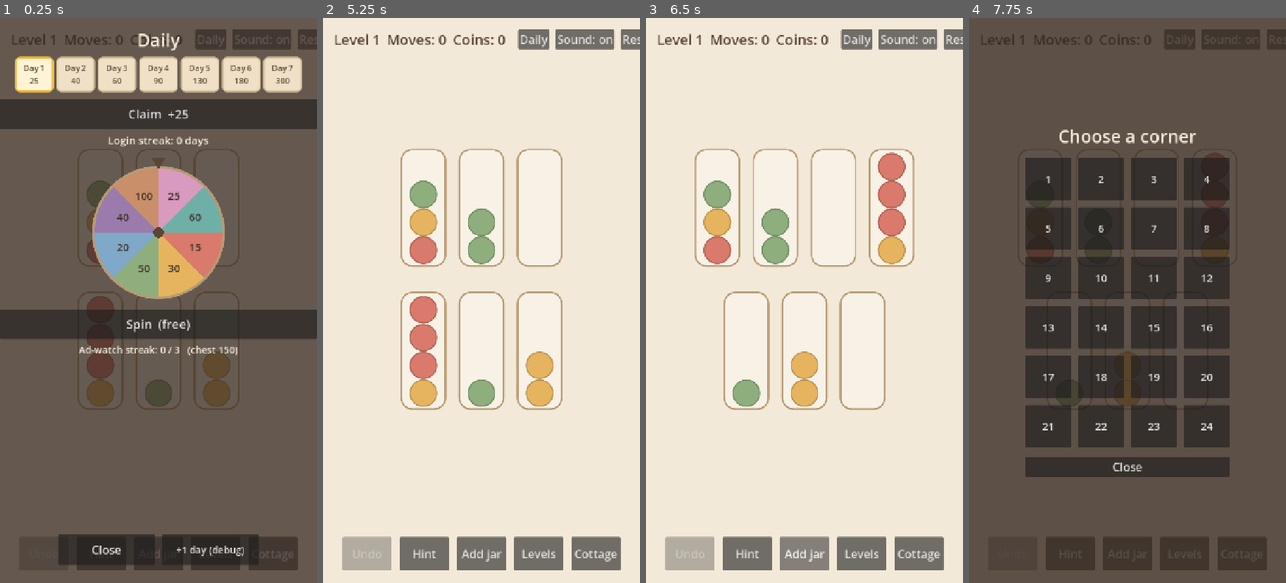
Above: before the commit, frames 1-4 (left to right).
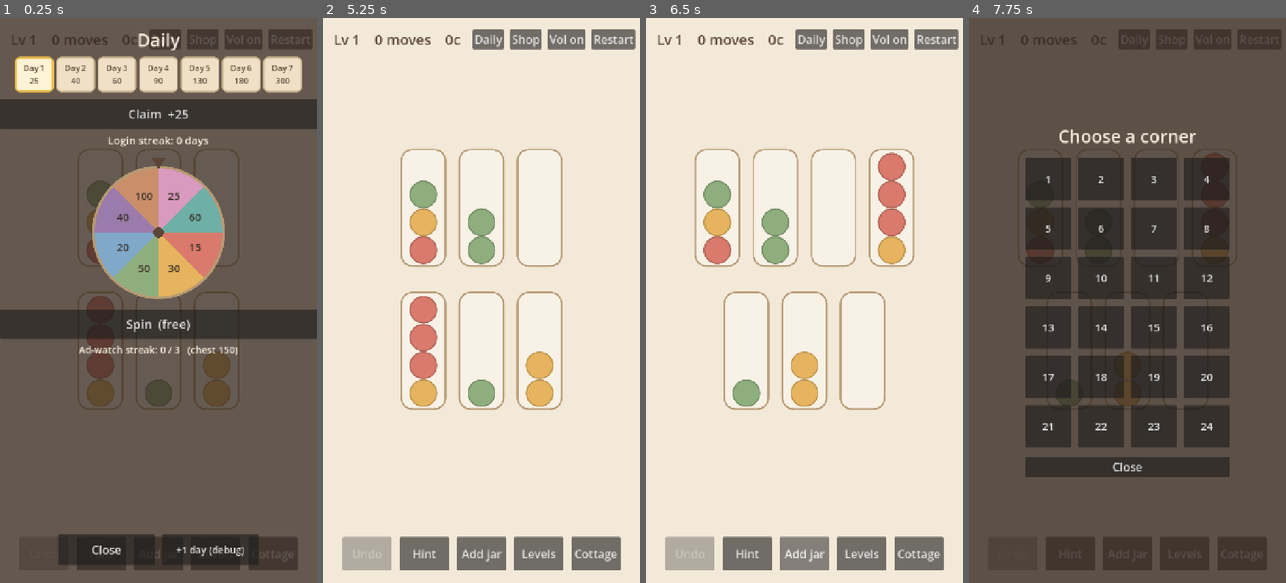
Above: after the commit, the same moments.

Repository: seantomaslynch-cell/cottage-sort
Game: Godot game, scene res://game/main.tscn
The game is run twice, just before and just after one commit, with the same random seed, the same clock (stepped at 60 frames per second) and the same inputs.
Inputs (mouse positions are in pixels of both pictures, inside the frame that each line leads up to):
- Up to frame 1 (0.25 s): no input
- Up to frame 2 (5.25 s): click "Sound: on" (after the commit: "Vol on") at 0.5 s; click (525, 40) at 1.25 s, where only the run after the commit has a clickable "Shop"; click (614, 40) at 2 s, where only the run after the commit has a clickable "Restart"; click (614, 40) at 2.75 s, where only the run after the commit has a clickable "Restart"; click (614, 40) at 3.5 s, where only the run after the commit has a clickable "Restart"; click "Daily" at 4.25 s; click "Hint" at 5 s
- Up to frame 3 (6.5 s): click "Add jar" at 5.75 s
- Up to frame 4 (7.75 s): click "Levels" at 6.5 s; click "Cottage" at 7.25 s

The runs differ from the first frame. In frame 1, 0.7% of the frame differs, in the area x 5-100%, y 2-6%; in frame 2, 1.4%; in frame 3, 1.4%; in frame 4, 0.7%.

Commit message:
Cottage Sort: M5 monetization scaffolding
- ads.gd is now a provider with rewarded + interstitial paths, a 90s
  interstitial cooldown, and a remove_ads flag. Interstitial fires on
  "Next" between levels (suppressed for payers / during cooldown).
- iap.gd: stub store with remove_ads entitlement + three coin packs;
  purchase() persists entitlements and emits purchased(id); main credits
  Economy for coin products.
- shop_panel.gd: Shop screen (S / HUD button), honest note that rewarded
  videos stay. HUD top bar condensed to one status line to make room.

New: iap.gd, shop_panel.gd, tools/test_shop.gd.

Co-Authored-By: Claude Sonnet 5 <noreply@anthropic.com>

Diff:
--- a/game/ads.gd
+++ b/game/ads.gd
@@ -1,21 +1,39 @@
 extends Node
 class_name GameAds
-## Rewarded-ad stub. Simulates a short ad and then grants the reward.
-## Replace watch_rewarded()'s body with a real SDK call later; keep the shape:
-## caller passes a Callable that runs only on a completed view.
+## Ad provider. Today this is a stub that simulates ads; swap the bodies of
+## watch_rewarded() / maybe_show_interstitial() for a real SDK later and keep the
+## signatures. Rewarded videos are always offered (they're opt-in value even for
+## payers); interstitials respect `remove_ads` and a cooldown.
 
 signal rewarded_started
 signal rewarded_finished(granted: bool)
+signal interstitial_shown
 
-var _busy := false
+const INTERSTITIAL_COOLDOWN_MS := 90_000
+
+var remove_ads := false
+
+var _rewarded_busy := false
+var _last_interstitial_ms := -INTERSTITIAL_COOLDOWN_MS
 
 func watch_rewarded(on_reward: Callable) -> void:
-	if _busy:
+	if _rewarded_busy:
 		return
-	_busy = true
+	_rewarded_busy = true
 	rewarded_started.emit()
 	await get_tree().create_timer(0.4).timeout
-	_busy = false
+	_rewarded_busy = false
 	rewarded_finished.emit(true)
 	if on_reward.is_valid():
 		on_reward.call()
+
+func interstitial_ready() -> bool:
+	if remove_ads:
+		return false
+	return Time.get_ticks_msec() - _last_interstitial_ms >= INTERSTITIAL_COOLDOWN_MS
+
+func maybe_show_interstitial() -> void:
+	if not interstitial_ready():
+		return
+	_last_interstitial_ms = Time.get_ticks_msec()
+	interstitial_shown.emit()
--- a/game/hud.gd
+++ b/game/hud.gd
@@ -10,13 +10,15 @@
 signal levels_pressed
 signal cottage_pressed
 signal daily_pressed
+signal shop_pressed
 signal hint_pressed
 signal double_pressed
 signal mute_toggled(muted: bool)
 
-var _level_label: Label
-var _moves_label: Label
-var _coins_label: Label
+var _status: Label
+var _lv := 1
+var _mv := 0
+var _co := 0
 var _mute_btn: Button
 var _undo_btn: Button
 var _addjar_btn: Button
@@ -42,12 +44,8 @@
 	top.add_theme_constant_override("separation", 14)
 	add_child(top)
 
-	_level_label = _label("Level 1")
-	top.add_child(_level_label)
-	_moves_label = _label("Moves: 0")
-	top.add_child(_moves_label)
-	_coins_label = _label("Coins: 0")
-	top.add_child(_coins_label)
+	_status = _label("Lv 1    0 moves    0c")
+	top.add_child(_status)
 
 	var spacer := Control.new()
 	spacer.size_flags_horizontal = Control.SIZE_EXPAND_FILL
@@ -57,7 +55,11 @@
 	daily_btn.pressed.connect(func() -> void: daily_pressed.emit())
 	top.add_child(daily_btn)
 
-	_mute_btn = _button("Sound: on")
+	var shop_btn := _button("Shop")
+	shop_btn.pressed.connect(func() -> void: shop_pressed.emit())
+	top.add_child(shop_btn)
+
+	_mute_btn = _button("Vol on")
 	_mute_btn.pressed.connect(_on_mute)
 	top.add_child(_mute_btn)
 
@@ -197,16 +199,22 @@
 
 func set_muted(m: bool) -> void:
 	_muted = m
-	_mute_btn.text = "Sound: off" if m else "Sound: on"
+	_mute_btn.text = "Vol off" if m else "Vol on"
+
+func _sync_status() -> void:
+	_status.text = "Lv %d    %d moves    %dc" % [_lv, _mv, _co]
 
 func set_level(n: int) -> void:
-	_level_label.text = "Level %d" % n
+	_lv = n
+	_sync_status()
 
 func set_moves(n: int) -> void:
-	_moves_label.text = "Moves: %d" % n
+	_mv = n
+	_sync_status()
 
 func set_coins(n: int) -> void:
-	_coins_label.text = "Coins: %d" % n
+	_co = n
+	_sync_status()
 
 func set_undo_enabled(v: bool) -> void:
 	_undo_btn.disabled = not v
--- /dev/null
+++ b/game/iap.gd
@@ -0,0 +1,42 @@
+extends Node
+class_name GameIap
+## In-app purchase provider. Stub: purchase() pretends the store dialog
+## succeeded. Replace its body with a real store call later and keep the shape;
+## `purchased(id)` is the single place that grants an entitlement / fires a
+## coin grant (main.gd listens and credits Economy).
+
+signal purchased(product_id: String)
+signal restored
+
+const PRODUCTS: Array[Dictionary] = [
+	{"id": "remove_ads",   "name": "Remove interstitial ads", "price": "$2.99", "kind": "entitlement"},
+	{"id": "coins_small",  "name": "Pouch of coins (500)",    "price": "$0.99", "kind": "coins", "amount": 500},
+	{"id": "coins_medium", "name": "Bag of coins (1500)",     "price": "$3.99", "kind": "coins", "amount": 1500},
+	{"id": "coins_large",  "name": "Chest of coins (5000)",   "price": "$9.99", "kind": "coins", "amount": 5000},
+]
+
+func product(id: String) -> Dictionary:
+	for p in PRODUCTS:
+		if p["id"] == id:
+			return p
+	return {}
+
+func has_remove_ads() -> bool:
+	return bool(SaveData.data.get("remove_ads", false))
+
+func owns(id: String) -> bool:
+	return id == "remove_ads" and has_remove_ads()
+
+func purchase(id: String) -> void:
+	var p := product(id)
+	if p.is_empty():
+		return
+	if p.get("kind") == "entitlement":
+		SaveData.data["remove_ads"] = true
+		SaveData.save_now()
+	purchased.emit(id)
+
+func restore() -> void:
+	# Stub: entitlements already live in the local save; a real impl would
+	# query the store and re-apply them here.
+	restored.emit()
--- a/game/main.gd
+++ b/game/main.gd
@@ -15,6 +15,8 @@
 const DailyScene := preload("res://game/daily.gd")
 const DailyPanelScene := preload("res://game/daily_panel.gd")
 const Solver := preload("res://game/solver.gd")
+const IapScene := preload("res://game/iap.gd")
+const ShopPanelScene := preload("res://game/shop_panel.gd")
 
 const FREE_EXTRA_JARS := 1
 const FREE_HINTS := 2
@@ -30,6 +32,8 @@
 var _cottage: CottageScreen
 var _daily: Daily
 var _daily_panel: DailyPanel
+var _iap: GameIap
+var _shop: ShopPanel
 var _stage := 0
 var _last_earned := 0
 var _hints_used := 0
@@ -70,6 +74,14 @@
 	_daily_panel = DailyPanelScene.new()
 	add_child(_daily_panel)
 	_daily_panel.set_daily(_daily)
+
+	_iap = IapScene.new()
+	add_child(_iap)
+	_ads.remove_ads = _iap.has_remove_ads()
+
+	_shop = ShopPanelScene.new()
+	add_child(_shop)
+	_shop.set_refs(_iap, _economy)
 
 	_board.moved.connect(func(n: int) -> void: _hud.set_moves(n))
 	_board.solved.connect(_on_solved)
@@ -98,7 +110,18 @@
 	_cottage.mystery_pressed.connect(_on_mystery)
 
 	_hud.daily_pressed.connect(_open_daily)
+	_hud.shop_pressed.connect(func() -> void: _shop.open())
 	_daily_panel.closed.connect(func() -> void: _daily_panel.visible = false)
+
+	_shop.closed.connect(func() -> void: _shop.visible = false)
+	_shop.buy_pressed.connect(func(id: String) -> void: _iap.purchase(id))
+	_shop.restore_pressed.connect(func() -> void:
+		_iap.restore()
+		_ads.remove_ads = _iap.has_remove_ads()
+		_shop.refresh()
+		_hud.flash("Restore complete"))
+	_iap.purchased.connect(_on_purchased)
+	_ads.interstitial_shown.connect(func() -> void: _hud.flash("Ad"))
 	_daily_panel.claim_login_pressed.connect(_on_claim_login)
 	_daily_panel.spin_pressed.connect(_on_spin)
 	_daily_panel.debug_day_pressed.connect(func() -> void:
@@ -182,6 +205,14 @@
 		_cottage.refresh()
 		_cottage.flash("+%d coins" % reward))
 
+func _on_purchased(id: String) -> void:
+	var p := _iap.product(id)
+	if p.get("kind") == "coins":
+		_economy.add_coins(int(p["amount"]))
+	_ads.remove_ads = _iap.has_remove_ads()
+	_shop.refresh()
+	_hud.flash("Purchased: %s" % p.get("name", id))
+
 func _open_daily() -> void:
 	_daily_panel.open()
 
@@ -211,6 +242,7 @@
 	_load_current()
 
 func _next() -> void:
+	_ads.maybe_show_interstitial()
 	_stage = (_stage + 1) % Levels.count()
 	_load_current()
 
@@ -227,9 +259,13 @@
 func _unhandled_input(event: InputEvent) -> void:
 	if not (event is InputEventKey and event.pressed and not event.echo):
 		return
-	var overlay := _cottage.visible or _daily_panel.visible
-	if overlay and event.keycode != KEY_C and event.keycode != KEY_D and event.keycode != KEY_M:
-		return
+	var overlay := _cottage.visible or _daily_panel.visible or _shop.visible
+	if overlay and event.keycode != KEY_M:
+		# let the matching toggle key still close its own overlay
+		if not (_shop.visible and event.keycode == KEY_S) \
+				and not (_cottage.visible and event.keycode == KEY_C) \
+				and not (_daily_panel.visible and event.keycode == KEY_D):
+			return
 	match event.keycode:
 		KEY_R:
 			_load_current()
@@ -242,19 +278,26 @@
 		KEY_H:
 			_on_hint()
 		KEY_C:
-			if _daily_panel.visible:
+			if _daily_panel.visible or _shop.visible:
 				return
 			if _cottage.visible:
 				_show_puzzle()
 			else:
 				_show_cottage()
 		KEY_D:
-			if _cottage.visible:
+			if _cottage.visible or _shop.visible:
 				return
 			if _daily_panel.visible:
 				_daily_panel.visible = false
 			else:
 				_open_daily()
+		KEY_S:
+			if _cottage.visible or _daily_panel.visible:
+				return
+			if _shop.visible:
+				_shop.visible = false
+			else:
+				_shop.open()
 		KEY_M:
 			_on_mute_toggled(not _audio.muted)
 			_hud.set_muted(_audio.muted)
--- a/game/save.gd
+++ b/game/save.gd
@@ -11,6 +11,7 @@
 	"coins": 0,
 	"upgrades": {},    # cottage slot id -> owned tier (0 = none)
 	"stars": {},       # str(stage_index) -> best star count (1..3)
+	"remove_ads": false,
 	"daily": {
 		"streak_len": 0,
 		"last_login_day": 0,
--- /dev/null
+++ b/game/shop_panel.gd
@@ -0,0 +1,122 @@
+extends CanvasLayer
+class_name ShopPanel
+## Simple store screen. Lists IAP products; emits intents, main.gd does the buy.
+
+signal buy_pressed(product_id: String)
+signal restore_pressed
+signal closed
+
+var _iap: GameIap = null
+var _economy: Economy = null
+
+var _coins: Label
+var _list: VBoxContainer
+
+func _ready() -> void:
+	layer = 18
+	visible = false
+
+	var bg := ColorRect.new()
+	bg.set_anchors_preset(Control.PRESET_FULL_RECT)
+	bg.color = Color("f3e9d8")
+	add_child(bg)
+
+	var title := _label("Shop", 38, Color("5b4636"))
+	title.set_anchors_preset(Control.PRESET_TOP_WIDE)
+	title.offset_top = 24.0
+	title.horizontal_alignment = HORIZONTAL_ALIGNMENT_CENTER
+	add_child(title)
+
+	_coins = _label("Coins: 0", 28, Color("5b4636"))
+	_coins.set_anchors_preset(Control.PRESET_TOP_WIDE)
+	_coins.offset_top = 74.0
+	_coins.horizontal_alignment = HORIZONTAL_ALIGNMENT_CENTER
+	add_child(_coins)
+
+	var note := _label(
+		"Rewarded videos stay - they're optional bonuses.\nThis only removes full-screen interstitials.",
+		18, Color("8a7a63"))
+	note.set_anchors_preset(Control.PRESET_TOP_WIDE)
+	note.offset_top = 116.0
+	note.horizontal_alignment = HORIZONTAL_ALIGNMENT_CENTER
+	add_child(note)
+
+	_list = VBoxContainer.new()
+	_list.set_anchors_preset(Control.PRESET_TOP_WIDE)
+	_list.offset_left = 40.0
+	_list.offset_right = -40.0
+	_list.offset_top = 190.0
+	_list.add_theme_constant_override("separation", 14)
+	add_child(_list)
+
+	var bottom := HBoxContainer.new()
+	bottom.set_anchors_preset(Control.PRESET_BOTTOM_WIDE)
+	bottom.offset_left = 24.0
+	bottom.offset_right = -24.0
+	bottom.offset_top = -110.0
+	bottom.offset_bottom = -40.0
+	bottom.alignment = BoxContainer.ALIGNMENT_CENTER
+	bottom.add_theme_constant_override("separation", 16)
+	add_child(bottom)
+
+	var restore := _button("Restore purchases", 24)
+	restore.custom_minimum_size = Vector2(280, 68)
+	restore.pressed.connect(func() -> void: restore_pressed.emit())
+	bottom.add_child(restore)
+
+	var close := _button("Close", 26)
+	close.custom_minimum_size = Vector2(200, 68)
+	close.pressed.connect(func() -> void: closed.emit())
+	bottom.add_child(close)
+
+func set_refs(iap: GameIap, economy: Economy) -> void:
+	_iap = iap
+	_economy = economy
+
+func open() -> void:
+	visible = true
+	refresh()
+
+func refresh() -> void:
+	if _iap == null:
+		return
+	_coins.text = "Coins: %d" % (_economy.coins() if _economy else 0)
+
+	for c in _list.get_children():
+		_list.remove_child(c)
+		c.queue_free()
+
+	for p in GameIap.PRODUCTS:
+		var row := HBoxContainer.new()
+		row.add_theme_constant_override("separation", 12)
+
+		var name_lbl := _label("%s\n%s" % [p["name"], p["price"]], 22, Color("5b4636"))
+		name_lbl.size_flags_horizontal = Control.SIZE_EXPAND_FILL
+		row.add_child(name_lbl)
+
+		var btn := _button("", 24)
+		btn.custom_minimum_size = Vector2(180, 64)
+		if _iap.owns(p["id"]):
+			btn.text = "Owned"
+			btn.disabled = true
+		else:
+			btn.text = "Buy"
+			var pid: String = p["id"]
+			btn.pressed.connect(func() -> void: buy_pressed.emit(pid))
+		row.add_child(btn)
+
+		_list.add_child(row)
+
+func _label(t: String, fs: int, col: Color) -> Label:
+	var l := Label.new()
+	l.text = t
+	l.mouse_filter = Control.MOUSE_FILTER_IGNORE
+	l.add_theme_font_size_override("font_size", fs)
+	l.add_theme_color_override("font_color", col)
+	return l
+
+func _button(t: String, fs: int) -> Button:
+	var b := Button.new()
+	b.text = t
+	b.add_theme_font_size_override("font_size", fs)
+	return b
--- /dev/null
+++ b/tools/test_shop.gd
@@ -0,0 +1,65 @@
+extends SceneTree
+## Headless checks for the IAP stub and interstitial gating.
+## Run: godot --headless --path . --script res://tools/test_shop.gd
+
+const IapS := preload("res://game/iap.gd")
+const AdsS := preload("res://game/ads.gd")
+
+var _fails := 0
+
+func _ok(cond: bool, msg: String) -> void:
+	if cond:
+		print("  ok  ", msg)
+	else:
+		_fails += 1
+		push_error("FAIL: " + msg)
+
+func _initialize() -> void:
+	var had := FileAccess.file_exists(SaveData.PATH)
+	var backup := ""
+	if had:
+		backup = FileAccess.open(SaveData.PATH, FileAccess.READ).get_as_text()
+	SaveData.data["remove_ads"] = false
+	SaveData.data["coins"] = 0
+
+	print("iap:")
+	var iap: GameIap = IapS.new()
+	_ok(not iap.owns("remove_ads"), "remove_ads not owned initially")
+	_ok(not iap.has_remove_ads(), "has_remove_ads false initially")
+	var got := [""]
+	iap.purchased.connect(func(id: String) -> void: got[0] = id)
+	iap.purchase("remove_ads")
+	_ok(got[0] == "remove_ads", "purchased signal fired")
+	_ok(iap.has_remove_ads(), "remove_ads owned after purchase")
+	_ok(bool(SaveData.data["remove_ads"]), "save flag persisted")
+	var cp := iap.product("coins_medium")
+	_ok(cp.get("kind") == "coins" and int(cp.get("amount", 0)) == 1500, "coins_medium product shape")
+	_ok(iap.product("nope").is_empty(), "unknown product -> empty")
+	iap.free()
+
+	print("interstitial gating:")
+	var ads: GameAds = AdsS.new()
+	var shown := [0]
+	ads.interstitial_shown.connect(func() -> void: shown[0] += 1)
+	ads.remove_ads = true
+	ads.maybe_show_interstitial()
+	_ok(shown[0] == 0, "suppressed when remove_ads owned")
+	ads.remove_ads = false
+	ads._last_interstitial_ms = -1_000_000
+	ads.maybe_show_interstitial()
+	_ok(shown[0] == 1, "shows once cooldown elapsed")
+	ads.maybe_show_interstitial()
+	_ok(shown[0] == 1, "second call suppressed by cooldown")
+	ads.free()
+
+	if had:
+		FileAccess.open(SaveData.PATH, FileAccess.WRITE).store_string(backup)
+	else:
+		DirAccess.remove_absolute(ProjectSettings.globalize_path(SaveData.PATH))
+
+	if _fails == 0:
+		print("\nALL PASS")
+		quit(0)
+	else:
+		print("\n%d FAILURE(S)" % _fails)
+		quit(1)
Not shown, added: game/iap.gd.uid
Not shown, added: game/shop_panel.gd.uid
Not shown, added: tools/test_shop.gd.uid
